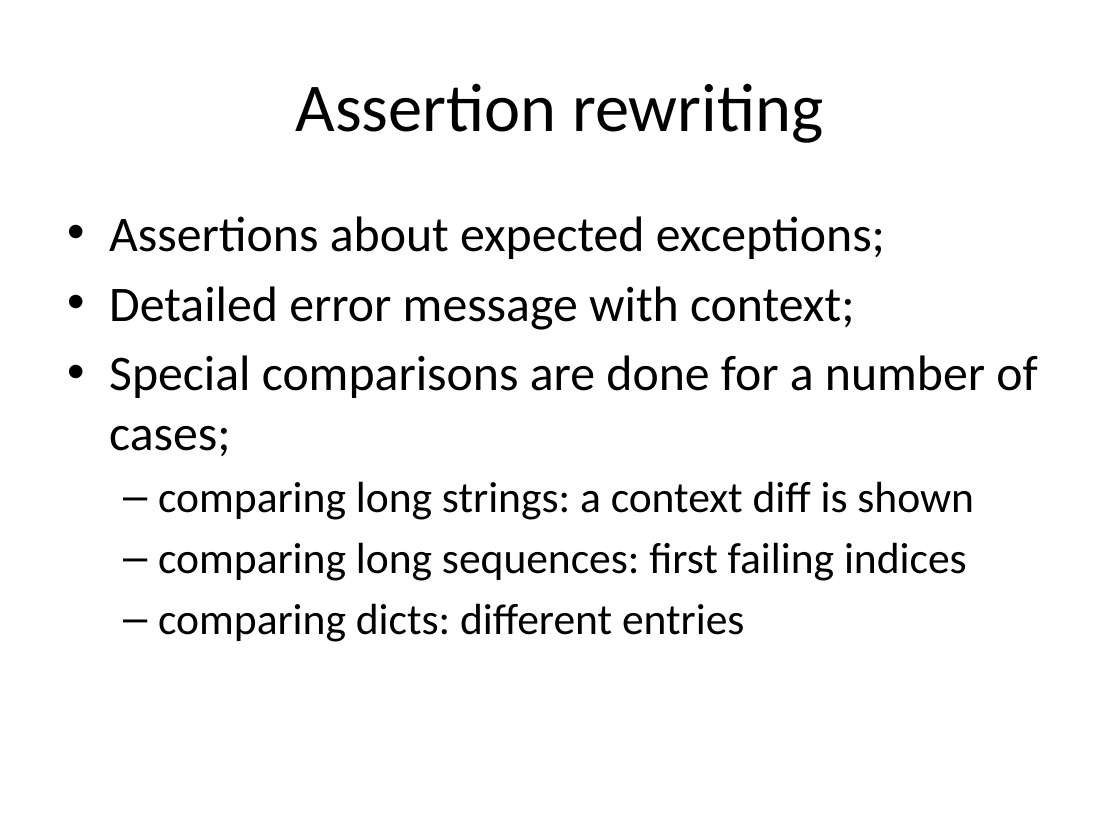
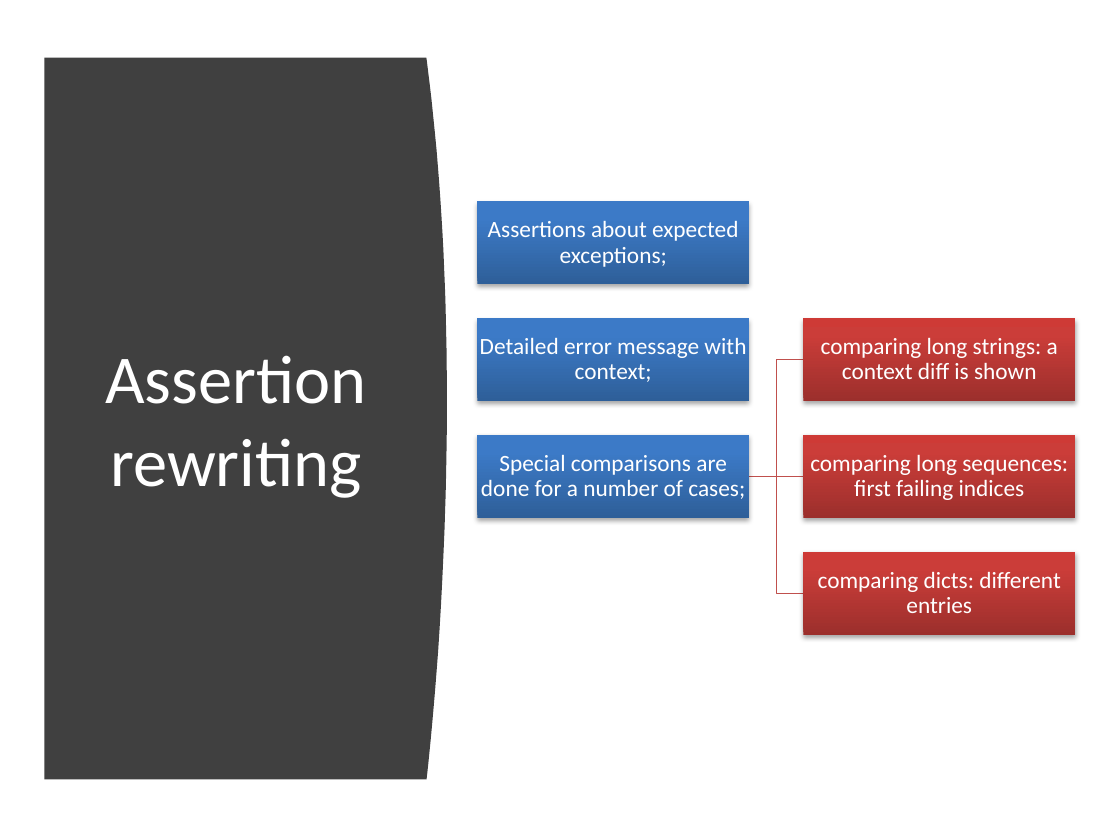
Before and after one commit to hdw868/pytest_demo, a slide deck: slide 7 of docs/Introduction to pytest.pptx (slide 8 before the commit). Drawn at 1120x840 pixels with LibreOffice and Linux fonts; fonts in the diff are those of the drawing. Boxes give left, top, right and bottom in pixels: in the first picture for what was removed or moved away, otherwise in the second. Text is boxed around its words. In the diff, an @@ line names an element or a change of style, - is before the commit and + after.

```diff
--- a/docs/Introduction to pytest.pptx
+++ b/docs/Introduction to pytest.pptx
@@ freeform shape added at box(45, 58, 447, 780), fill #404040 @@
@@ title "Assertion rewriting": place and size @@
-title "Assertion rewriting" at box(296, 83, 823, 143)
+title "Assertion rewriting" at box(105, 355, 366, 498)
@@ title "Assertion rewriting" at box(105, 355, 366, 498): text colour #000000 to #FFFFFF @@
@@ text removed at box(109, 216, 1037, 642) @@
-• Assertions about expected exceptions;
-• Detailed error message with context;
-• Special comparisons are done for a number of cases;
-  – comparing long strings: a context diff is shown
-  – comparing long sequences: first failing indices
-  – comparing dicts: different entries
@@ group added at box(477, 202, 1075, 635): 6 rectangles, 6 texts, 3 freeform shapes @@
+Assertions about expected exceptions;
+Detailed error message with context;
+Special comparisons are done for a number of cases;
+comparing long strings: a context diff is shown
+comparing long sequences: first failing indices
+comparing dicts: different entries
```
Also in this commit, not shown: 11 other slides changed, 3 slides added, 2 slides removed.
